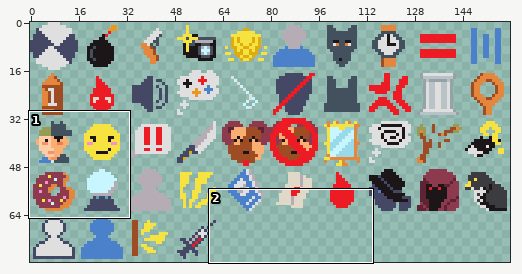
Two states of a sprite sheet, react_main/public/images/modifiers.png. The picture above shows the old version from afar; the outline marks the close-up.
Close-up. Before the commit:
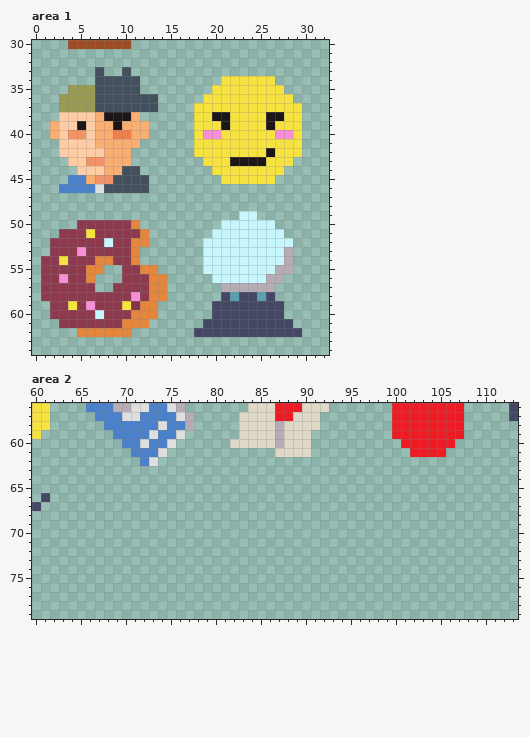
The file is 160x80 pixels. Colours within 5 levels of each other are drawn and written as one. Shown: area 1: x 0..32, y 30..64; area 2: x 60..113, y 56..79. The commit also changed other parts of the picture, which this record leaves out.
After:
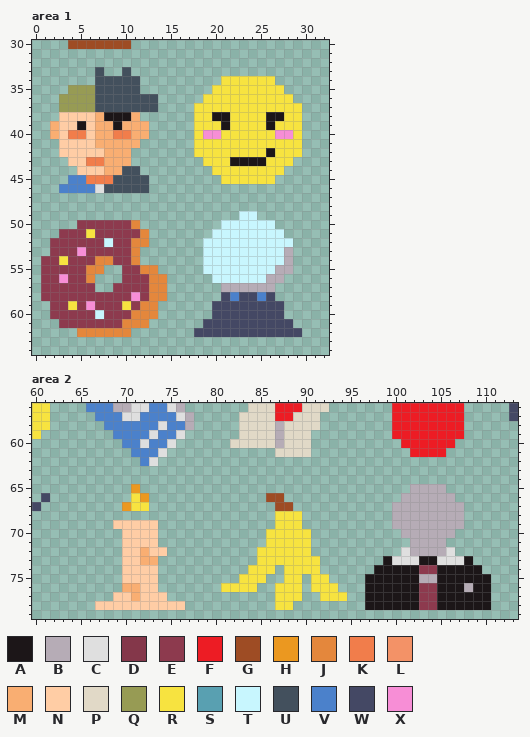
Palette (. is transparent): A #1c1618  B #b6acb6  C #dfdfdf  D #84374a  E #8d3a4e  F #ed1c24  G #9e4c24  H #eb9820  J #e4873c  K #f17d4b  L #f39267  M #f9ae72  N #ffcda5  P #e1d9c7  Q #979b54  R #f7e340  S #59a0b1  T #c8f6fe  U #43505d  V #4b81cb  W #444864  X #f78ed6
What changed:
Area 1:
Colour E replaces colour D in row 59 at x 11.
Colour K replaces colour L in row 40 at x 4 to 5; in row 43 at x 6 to 7; in row 45 at x 7 to 8.
Colour K replaces colour M in row 45 at x 6.
Colour V replaces colour S in row 58 at x 22 and 25.
Area 2:
Colour A is added in row 73 at x 99, 103 to 104 and 108; in row 74 at x 98 to 102 and 105 to 109; in row 75 at x 97 to 102 and 105 to 110; in row 76 at x 97 to 102, 105 to 107 and 109 to 110; in rows 77 to 78 at x 97 to 102 and 105 to 110.
Colour B is added in row 65 at x 102 to 105; in row 66 at x 101 to 106; in rows 67 to 69 at x 100 to 107; in row 70 at x 101 to 106; in rows 71 to 72 at x 102 to 105; in row 75 at x 103 to 104.
Colour B is added in row 76 at x 108.
Colour C is added in row 72 at x 101 and 106; in row 73 at x 100 to 102 and 105 to 107.
Colour E is added in row 74 at x 103 to 104; in rows 76 to 78 at x 103 to 104.
Colour G is added in row 66 at x 86 to 87; in row 67 at x 87 to 88.
Colour H is added in row 65 at x 71; in row 66 at x 72; in row 67 at x 70.
Colour M is added in row 72 at x 72; in row 73 at x 72 to 73; in row 76 at x 70 to 71; in row 77 at x 71.
Colour N is added in row 69 at x 69 to 73; in rows 70 to 71 at x 70 to 73; in row 72 at x 70 to 71 and 73 to 74; in row 73 at x 70 to 71; in rows 74 to 75 at x 70 to 73; in row 76 at x 72 to 73.
Colour N is added in row 77 at x 69 to 70 and 72 to 74; in row 78 at x 67 to 76.
Colour R is added in row 66 at x 71; in row 67 at x 71 to 72; in rows 68 to 69 at x 87 to 89; in rows 70 to 71 at x 86 to 90; in row 72 at x 85 to 90; in row 73 at x 85 to 91.
Colour R is added in row 74 at x 84 to 86 and 88 to 91; in row 75 at x 83 to 85, 88 to 89 and 91 to 92; in row 76 at x 81 to 84, 87 to 89 and 91 to 93; in row 77 at x 87 to 89 and 92 to 94; in row 78 at x 87 to 88.
Where, in picture pixels (left, top, right, bottom), the same in both close-ups:
changed: (68, 130, 113, 184)
changed: (230, 292, 266, 301)
changed: (131, 301, 140, 310)
added: (95, 484, 185, 610)
added: (221, 484, 491, 610)
